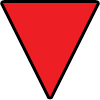
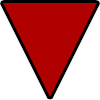
Layer changes from the first w=100, h=100 image to the second:
pixels changed over (3, 3, 97, 97) (layer not identified)
